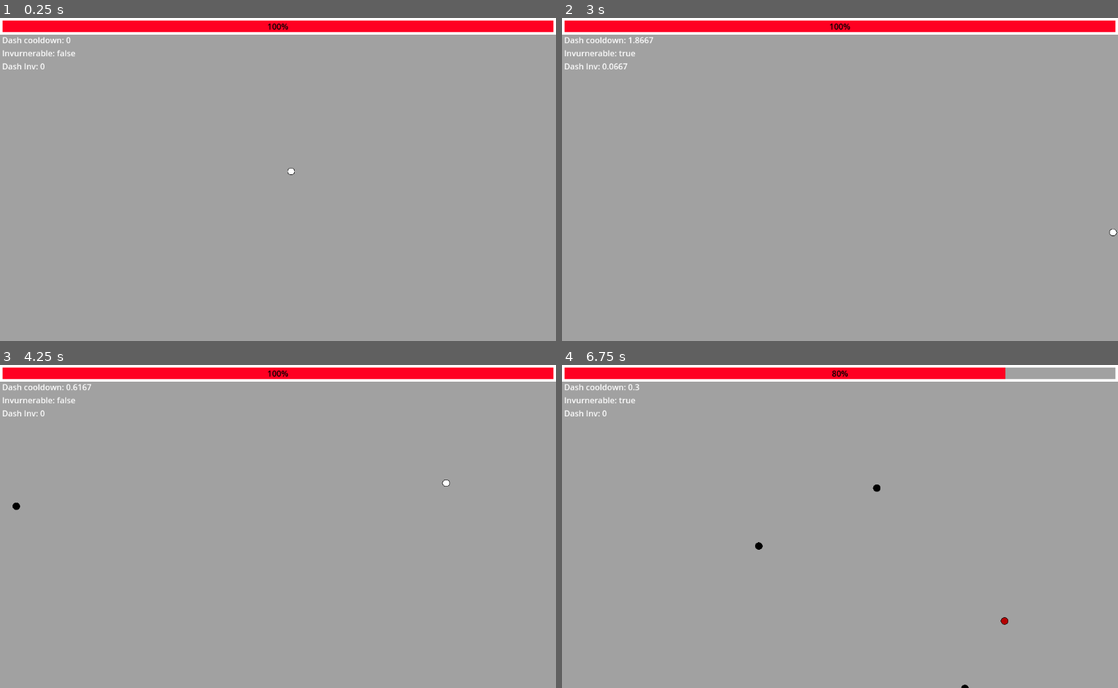
Above: before the commit, frames 1-4 (two rows, left to right).
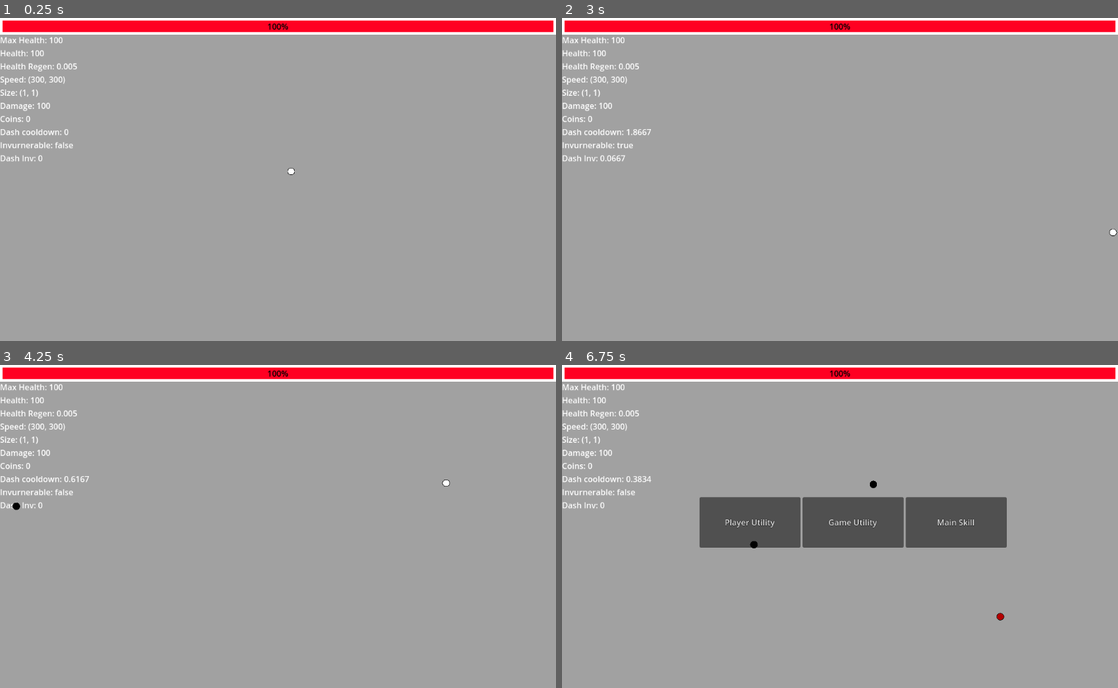
Above: after the commit, the same moments.

Repository: Let-Me-Use-A-Username/Geometrical
Game: Godot game, scene res://src/Scenes/Levels/level.tscn
Two runs of this game, one before a commit and one after it. Both use one fixed random seed, a clock stepped at 60 frames per second and the inputs below.
Inputs:
- Up to frame 1 (0.25 s): no input
- Up to frame 2 (3 s): tap Enter at 0.5 s; hold D (right) 0.53-1.28 s; hold Space (dash) 0.53-1.28 s; hold S (down) 1.28-2.03 s; tap Space (dash) at 1.35, 2.85 s; hold D (right) 2.03-2.78 s; hold Space (dash) 2.03-2.78 s; hold W (up) from 2.78 s (still down)
- Up to frame 3 (4.25 s): release W (up) at 3.53 s; hold A (left) from 3.53 s (still down); hold Space (dash) from 3.53 s (still down)
- Up to frame 4 (6.75 s): release Space (dash) at 4.28 s; tap Space (dash) at 4.35, 5.85 s; release A (left) at 5.03 s; hold S (down) 5.03-5.78 s; hold Space (dash) 5.03-5.78 s; hold D (right) 5.78-6.53 s; hold W (up) from 6.53 s (still down); hold Space (dash) from 6.53 s (still down)

The runs differ from the first frame. In frame 1, 1.0% of the frame differs, in the area x 0-14%, y 5-45%; in frame 2, 1.1%; in frame 3, 1.0%; in frame 4, 10%, in the area x 0-100%, y 0-100%.

Commit message:
Initial upgrade system implemented

Diff:
--- a/src/Scenes/Actors/Actor.gd
+++ b/src/Scenes/Actors/Actor.gd
@@ -1,11 +1,13 @@
 extends CharacterBody2D
 class_name Actor
 
+var max_health: float
 var health: float
 var health_regen: float
 var damage: float
 var abilities: = []
 var speed: = Vector2()
+var size: = Vector2()
 
 
 func _physics_process(delta: float) -> void:
--- a/src/Scenes/Actors/Enemy_Square.gd
+++ b/src/Scenes/Actors/Enemy_Square.gd
@@ -28,7 +28,7 @@
 func on_explotion_timeout() -> void:
 	if explotion_radius.has_overlapping_bodies():
 		for entity in explotion_radius.get_overlapping_bodies():
-			if entity.is_in_group("Enemies") | entity.is_in_group("Player"):
+			if entity.is_in_group("Enemies") or entity.is_in_group("Player"):
 				entity._on_remove_health(self, explotion_damage)
 			_on_remove_health(self, 100)
 
--- a/src/Scenes/Actors/Player.gd
+++ b/src/Scenes/Actors/Player.gd
@@ -1,4 +1,4 @@
-extends Actor
+class_name Player extends Actor
 
 signal died
 signal dash
@@ -17,12 +17,17 @@
 
 var dash_speed: = Vector2(800, 800)
 var dash_timer: Timer
+var dash_timer_offset: float = 2.0
+
 var dash_immune_timer: Timer
+var dash_immune_timer_offset: float = 0.2
 
 var knockback_force = 30
 
 var exp_counter = 0
-var level_up_threshold = [50, 30, 10]
+var level_up_threshold = [10, 5, 3, 1]
+
+var _player_property_list = {}
 
 func _ready() -> void:
 	self.add_to_group("Player")
@@ -33,17 +38,15 @@
 	dash.connect(state_machine.states['Move'].on_dash)
 	level_up.connect(get_parent().get_node("LevelUpMenu").on_level_up)
 
-	speed =  Vector2(300, 300)
-	health = 100
-	health_regen = 0.005
-	damage = 100
+	_append_property_list()
+	_update_property_list()
 
 	dash_timer = get_node('DashTimer')
-	dash_timer.set_wait_time(2)
+	dash_timer.set_wait_time(dash_timer_offset)
 	dash_timer.set_one_shot(true)
 
 	dash_immune_timer = get_node('DashImmuneTimer')
-	dash_immune_timer.set_wait_time(0.2)
+	dash_immune_timer.set_wait_time(dash_immune_timer_offset)
 	dash_immune_timer.set_one_shot(true)
 	dash_immune_timer.connect('timeout', _on_dasinv_timeout)
 
@@ -52,13 +55,14 @@
 	invurnerability_timer.set_one_shot(true)
 	invurnerability_timer.connect('timeout', _on_invurnerable_signal)
 
+
 func _process(delta: float) -> void:
 	_state = state_machine.active_state.name
 	if health != 100:
 		health += health_regen
 	if level_up_threshold.has(exp_counter):
 		emit_signal("level_up", exp_counter)
-		level_up_threshold.remove_at(-1)
+		level_up_threshold.pop_back()
 
 
 func _physics_process(delta: float) -> void:
@@ -75,6 +79,7 @@
 
 func _on_remove_health(origin: Node, damage: float) -> void:
 	self.set_modulate( Color8(180, 0, 0, 255) )
+	_player_property_list["health"] = health - damage
 	super(origin, damage)
 
 
@@ -97,3 +102,36 @@
 			emit_signal("knockdown", enemy, 0.5)
 			invurnerability_timer.start()
 			invurnerable = true
+
+
+func _append_property_list() -> void:
+	_player_property_list["max_health"] = 100
+	_player_property_list["health"] = 100
+	_player_property_list["health_regen"] = 0.005
+	_player_property_list["damage"] = 100
+	_player_property_list["speed"] = Vector2(300, 300)
+	_player_property_list["size"] = transform.get_scale()
+
+
+
+func _update_property_list() -> void:
+	max_health = _player_property_list["max_health"]
+	health = _player_property_list["health"]
+	health_regen = _player_property_list["health_regen"]
+	damage = _player_property_list["damage"]
+	speed =  _player_property_list["speed"]
+	size = _player_property_list["size"]
+
+
+func _get(name: StringName) -> Variant:
+	if name in _player_property_list:
+		return [name, _player_property_list.get(name)]
+	return null
+
+
+func _set(property: StringName, value: Variant) -> bool:
+	if property in _player_property_list:
+		_player_property_list[property] = value
+		_update_property_list()
+		return true
+	return false
--- a/src/Scenes/Objects/PlayerAbilities/upgrade.gd
+++ b/src/Scenes/Objects/PlayerAbilities/upgrade.gd
@@ -8,14 +8,3 @@
 var upgrade_effect: String
 var upgrade_description: String
 var upgrade_active: bool
-
-var target_entity: CharacterBody2D
-
-
-func apply_effect() -> bool:
-	var success = false
-	return success
-
-func remove_effect() -> bool:
-	var success = false
-	return success
--- a/src/Scenes/Objects/PlayerAbilities/upgrade_factory.gd
+++ b/src/Scenes/Objects/PlayerAbilities/upgrade_factory.gd
@@ -4,6 +4,9 @@
 var upgrades: Dictionary
 var upgrade_trees: Dictionary
 var available_trees: Dictionary
+var applied_upgrades: Array
+
+@onready var player = owner as Player
 
 var total_coins = 0
 
@@ -90,5 +93,42 @@
 	#_print_upgradeTrees()
 	for type in available_trees:
 		for upgrade in available_trees[type]:
-			if available_trees[type][upgrade].upgrade_active == false:
+			if available_trees[type][upgrade].upgrade_active == true:
 				available_trees[type].erase(upgrade)
+
+
+func _get_random_upgrades(ab_name: String) -> Array:
+	randomize()
+	var returnee = []
+	var value = available_trees[ab_name].values()
+	for repeat in range(0, 3):
+		var upgrade = value.pick_random()
+		returnee.append(upgrade)
+		value.erase(upgrade)
+	return returnee
+
+
+
+func apply_effect(ability: Upgrade) -> void:
+	var upgrade_effect = ability.upgrade_effect
+	var target_attribute
+
+	if "+" in upgrade_effect:
+		target_attribute = upgrade_effect.split("+")
+		var stats = player._get(target_attribute[0])
+		if stats != null:
+			var increment = stats[1] + stats[1] * (float(target_attribute[1])/100)
+			var suc = player._set(stats[0], increment)
+			if suc:
+				applied_upgrades.append(ability)
+				print_debug("Successfully upgraded: ", stats[0], " to: ", increment)
+			else:
+				print_debug("Failed to upgrade: ", stats[0])
+
+
+func remove_effect(ability: Upgrade) -> void:
+	pass
+
+
+func _get_applied_upgrades() -> Array:
+	return applied_upgrades
--- a/src/Scenes/UI/level_up_menu.gd
+++ b/src/Scenes/UI/level_up_menu.gd
@@ -1,23 +1,32 @@
 extends Control
 
 
-@onready var ability_1 = get_node("CenterContainer/HBoxContainer/#1")
-@onready var ability_2 = get_node("CenterContainer/HBoxContainer/#2")
-@onready var ability_3 = get_node("CenterContainer/HBoxContainer/#3")
-@onready var ability_4 = get_node("CenterContainer/HBoxContainer/#4")
+signal upgraded(ability: Upgrade)
+
+@onready var skill_tree_1 = get_node("Menu/HBoxContainer/P_Utility")
+@onready var skill_tree_2 = get_node("Menu/HBoxContainer/G_Utility")
+@onready var skill_tree_3 = get_node("Menu/HBoxContainer/MainSkill")
+@onready var skill_tree_4 = get_node("Menu/HBoxContainer/Ability")
+
+@onready var option_1 = get_node("Abilities/HBoxContainer/#1")
+@onready var option_2 = get_node("Abilities/HBoxContainer/#2")
+@onready var option_3 = get_node("Abilities/HBoxContainer/#3")
 
 @onready var player = get_node("../Player")
 @onready var upgrade_factory = get_node("../Player/Upgrade_Factory")
 
-var available_upgrades: Array = []
+@onready var menu = get_node("Menu")
+@onready var inner_menu = get_node("Abilities")
+
+var available_upgrades: Dictionary = {}
 
 func _ready() -> void:
-	ability_1.connect("pressed", _on__pressed.bind(ability_1.text))
-	ability_2.connect("pressed", _on__pressed.bind(ability_2.text))
-	ability_3.connect("pressed", _on__pressed.bind(ability_3.text))
-	ability_4.connect("pressed", _on__pressed.bind(ability_4.text))
+	skill_tree_1.connect("pressed", _on__pressed.bind("Utility"))
+	skill_tree_2.connect("pressed", _on__pressed.bind("Utility"))
+	skill_tree_3.connect("pressed", _on__pressed.bind("MainSkill"))
+	skill_tree_4.connect("pressed", _on__pressed.bind("Ability"))
 
-	ability_4.visible = false
+	skill_tree_4.visible = false
 
 
 var is_paused: bool = false :
@@ -38,11 +47,31 @@
 func on_level_up(coins: int) -> void:
 	_set_paused(true)
 	#Get available upgrades
-	if coins > 50:
-		ability_4.visible = true
+	if coins >= 50:
+		skill_tree_4.visible = true
 	available_upgrades = upgrade_factory._export_tree(coins)
 
 
-func _on__pressed(name: String) -> void:
-	print_debug("Button pressed ", name)
+func _on__pressed(ab_name: String) -> void:
+	menu.visible = false
+	inner_menu.visible = true
+
+	var choices: Array = upgrade_factory._get_random_upgrades(ab_name)
+
+	option_1.text = choices[0].upgrade_name + "\n" + choices[0].upgrade_description
+	option_2.text = choices[1].upgrade_name + "\n" + choices[1].upgrade_description
+	option_3.text = choices[2].upgrade_name + "\n" + choices[2].upgrade_description
+
+	option_1.connect("pressed", _on_ability_choice.bind(choices[0]))
+	option_2.connect("pressed", _on_ability_choice.bind(choices[1]))
+	option_3.connect("pressed", _on_ability_choice.bind(choices[2]))
+
+
+func _on_ability_choice(ability: Upgrade) -> void:
+	upgrade_factory.apply_effect(ability)
+	menu.visible = true
+	inner_menu.visible = false
+	option_1.disconnect("pressed", _on_ability_choice)
+	option_2.disconnect("pressed", _on_ability_choice)
+	option_3.disconnect("pressed", _on_ability_choice)
 	_set_paused(false)
--- a/src/Scenes/UI/level_up_menu.tscn
+++ b/src/Scenes/UI/level_up_menu.tscn
@@ -21,7 +21,7 @@
 grow_vertical = 2
 color = Color(0.278431, 0.278431, 0.278431, 0.780392)
 
-[node name="CenterContainer" type="CenterContainer" parent="."]
+[node name="Menu" type="CenterContainer" parent="."]
 layout_mode = 1
 anchors_preset = 15
 anchor_right = 1.0
@@ -29,29 +29,59 @@
 grow_horizontal = 2
 grow_vertical = 2
 
-[node name="HBoxContainer" type="HBoxContainer" parent="CenterContainer"]
+[node name="HBoxContainer" type="HBoxContainer" parent="Menu"]
 layout_mode = 2
 
-[node name="#1" type="Button" parent="CenterContainer/HBoxContainer"]
+[node name="P_Utility" type="Button" parent="Menu/HBoxContainer"]
 custom_minimum_size = Vector2(200, 100)
 layout_mode = 2
 theme_override_constants/outline_size = 2
 text = "Player Utility"
 
-[node name="#2" type="Button" parent="CenterContainer/HBoxContainer"]
+[node name="G_Utility" type="Button" parent="Menu/HBoxContainer"]
 custom_minimum_size = Vector2(200, 100)
 layout_mode = 2
 theme_override_constants/outline_size = 2
 text = "Game Utility"
 
-[node name="#3" type="Button" parent="CenterContainer/HBoxContainer"]
+[node name="MainSkill" type="Button" parent="Menu/HBoxContainer"]
 custom_minimum_size = Vector2(200, 100)
 layout_mode = 2
 theme_override_constants/outline_size = 2
 text = "Main Skill"
 
-[node name="#4" type="Button" parent="CenterContainer/HBoxContainer"]
+[node name="Ability" type="Button" parent="Menu/HBoxContainer"]
 custom_minimum_size = Vector2(200, 100)
 layout_mode = 2
 theme_override_constants/outline_size = 2
 text = "Ability"
+
+[node name="Abilities" type="CenterContainer" parent="."]
+visible = false
+layout_mode = 1
+anchors_preset = 15
+anchor_right = 1.0
+anchor_bottom = 1.0
+grow_horizontal = 2
+grow_vertical = 2
+
+[node name="HBoxContainer" type="HBoxContainer" parent="Abilities"]
+layout_mode = 2
+
+[node name="#1" type="Button" parent="Abilities/HBoxContainer"]
+custom_minimum_size = Vector2(200, 100)
+layout_mode = 2
+theme_override_constants/outline_size = 2
+text = "Player Utility"
+
+[node name="#2" type="Button" parent="Abilities/HBoxContainer"]
+custom_minimum_size = Vector2(200, 100)
+layout_mode = 2
+theme_override_constants/outline_size = 2
+text = "Game Utility"
+
+[node name="#3" type="Button" parent="Abilities/HBoxContainer"]
+custom_minimum_size = Vector2(200, 100)
+layout_mode = 2
+theme_override_constants/outline_size = 2
+text = "Main Skill"
--- a/src/Scenes/UI/user_interface.gd
+++ b/src/Scenes/UI/user_interface.gd
@@ -14,9 +14,18 @@
 
 
 func _process(delta: float) -> void:
-	player = get_node_or_null('../Player')
+	player = get_node_or_null('../Player') as Player
 	if player != null:
-		label.set_text(' Dash cooldown: ' + str(inv_timer.time_left).erase(4, 10)
-		+ '\n Invurnerable: ' + str(player.get("invurnerable"))
-		+ '\n Dash Inv: ' + str(dash_timer.time_left).erase(4, 10))
+		label.set_text(
+		'Max Health: ' + str(player.get("max_health"))
+		+ '\nHealth: ' + str(player.get("health")).erase(4, 10)
+		+ '\nHealth Regen: ' + str(player.get("health_regen"))
+		+ '\nSpeed: ' + str(player.get("speed"))
+		+ '\nSize: ' + str(player.get("size"))
+		+ '\nDamage: ' + str(player.get("damage"))
+		+ '\nCoins: ' + str(player.get("exp_counter"))
+		+ '\nDash cooldown: ' + str(inv_timer.time_left).erase(4, 10)
+		+ '\nInvurnerable: ' + str(player.get("invurnerable"))
+		+ '\nDash Inv: ' + str(dash_timer.time_left).erase(4, 10))
+		healthbar.max_value = player.get("max_health")
 		healthbar.value = player.get("health")
Not shown, changed: src/Scenes/Objects/PlayerAbilities/skills.txt
Not shown, changed: src/TODO.txt
